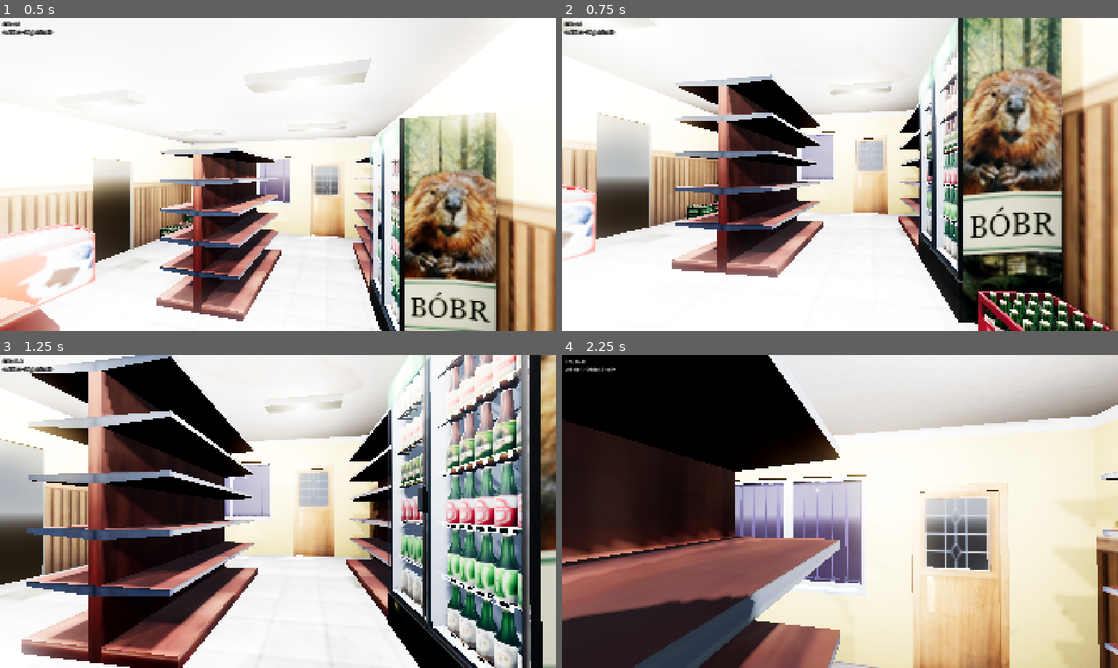
Above: before the commit, frames 1-4 (two rows, left to right).
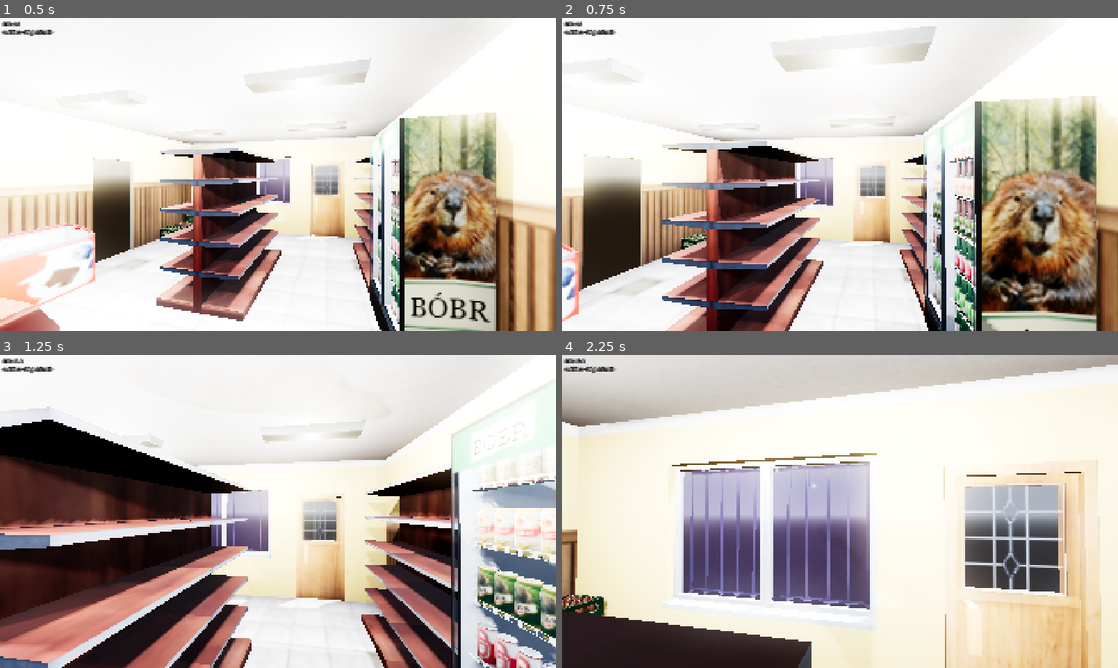
Above: after the commit, the same moments.

Repository: takanazwa5/ProjektMonopolowy
Game: Godot game, scene res://scenes/game/game.tscn
The game is run twice, just before and just after one commit, with the same random seed, the same clock (stepped at 60 frames per second) and the same inputs.
Inputs (mouse positions are in pixels of both pictures, inside the frame that each line leads up to):
- Up to frame 1 (0.5 s): no input
- Up to frame 2 (0.75 s): tap Enter at 0.5 s; move the mouse to (867, 174) at 0.52 s; hold W (walk_forward) from 0.53 s (still down); hold Ctrl (crouch) from 0.53 s (still down); click (867, 174) at 0.67 s
- Up to frame 3 (1.25 s): keep holding W (walk_forward); keep holding Ctrl (crouch)
- Up to frame 4 (2.25 s): keep holding W (walk_forward); move the mouse to (812, 511) at 1.27 s; release Ctrl (crouch) at 1.28 s; tap G (drop_item) at 1.35 s; move the mouse to (851, 505) at 2.02 s; hold E (interact) from 2.03 s (still down)

Frame 1 is identical in both runs. In frame 2, 61% of the frame differs, in the area x 0-100%, y 0-100%; in frame 3, 68%; in frame 4, 75%.
Error after the commit: Parse Error: Class "PlayerIdleState" must implement "State.physics_update()" and other inherited abstract methods or be marked as "@abstract". (res://features/…

Commit message:
Make State class abstract and enforce abstract methods
Marked the State class and its core methods as abstract to ensure derived classes implement required functionality. This change improves code clarity and enforces proper subclassing in the state machine system.

Diff:
--- a/features/state_machine/state.gd
+++ b/features/state_machine/state.gd
@@ -1,30 +1,18 @@
-class_name State extends Node
+@abstract class_name State extends Node
 
 
 @warning_ignore("unused_signal")
 signal transition(new_state: State)
 
 
-func enter() -> void:
+@abstract func enter() -> void
 
-	pass
+@abstract func input_event(_event: InputEvent) -> void
 
 
-func input_event(_event: InputEvent) -> void:
+@abstract func update(_delta: float) -> void
 
-	pass
+@abstract func physics_update(_delta: float) -> void
 
 
-func update(_delta: float) -> void:
-
-	pass
-
-
-func physics_update(_delta: float) -> void:
-
-	pass
-
-
-func exit() -> void:
-
-	pass
+@abstract func exit() -> void
